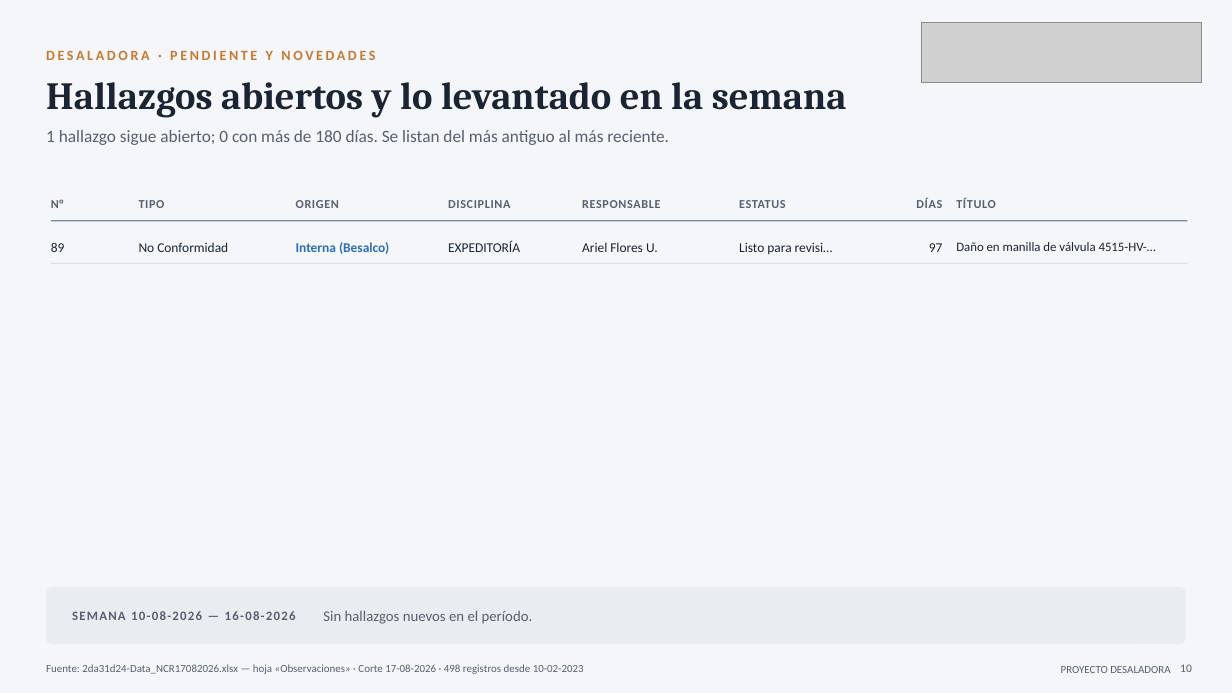
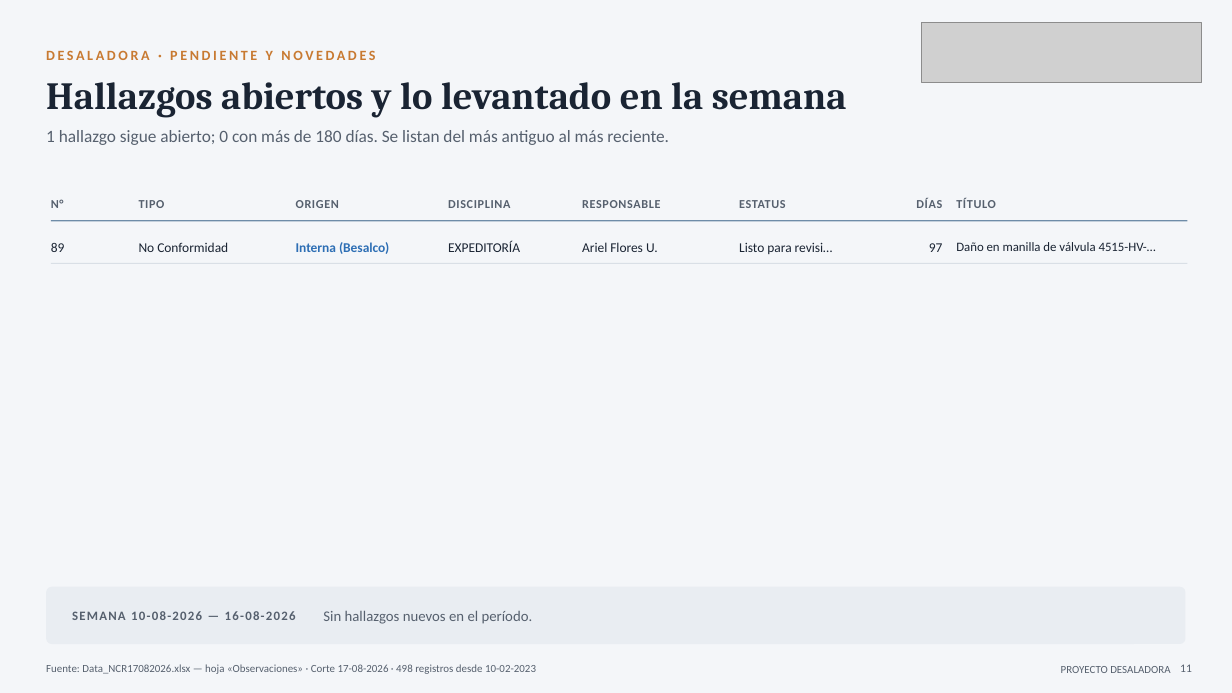
Before and after one commit to tdkvalex/Dashboard-HSEQ, a slide deck: slide 11 of modulo_nc/Panel_No_Conformidades.pptx (slide 10 before the commit). Drawn at 1232x693 pixels with LibreOffice and Linux fonts; fonts in the diff are those of the drawing; grey boxes stand for pictures. Boxes give left, top, right and bottom in pixels: in the first picture for what was removed or moved away, otherwise in the second. Text is boxed around its words. In the diff, an @@ line names an element or a change of style, - is before the commit and + after.

```diff
--- a/modulo_nc/Panel_No_Conformidades.pptx
+++ b/modulo_nc/Panel_No_Conformidades.pptx
@@ text at (46,664,536,674): text changed @@
-Fuente: 2da31d24-Data_NCR17082026.xlsx — hoja «Observaciones» · Corte 17-08-2026 · 498 registros desde 10-02-2023
+Fuente: Data_NCR17082026.xlsx — hoja «Observaciones» · Corte 17-08-2026 · 498 registros desde 10-02-2023
@@ text at (1180,664,1192,672): text changed @@
-10
+11
```
Also in this commit, not shown: 15 other slides changed, 1 slide added, 7 other files.
